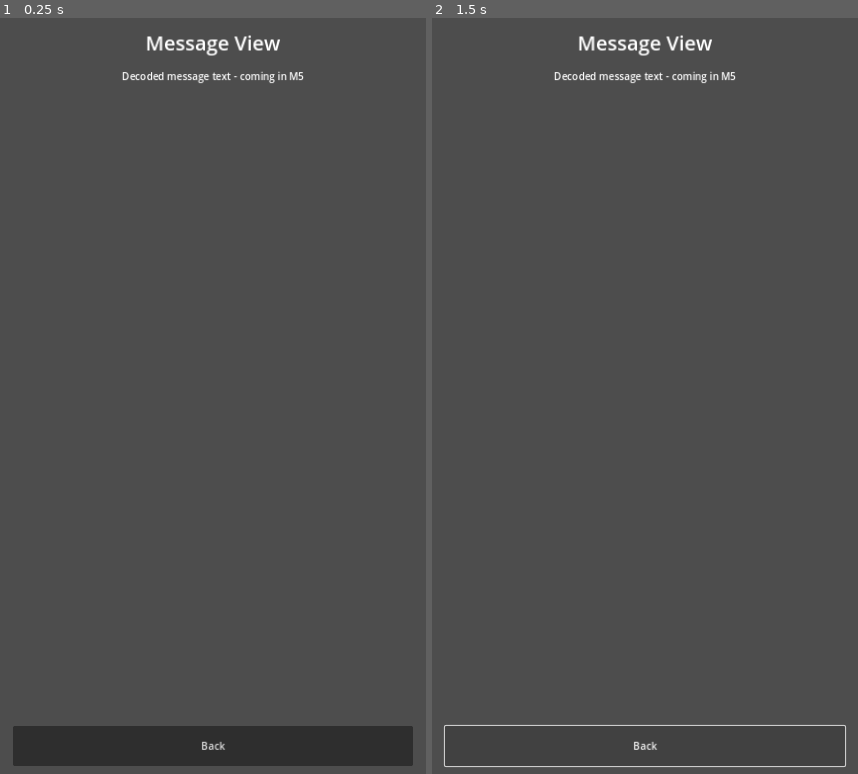
Above: before the commit, frames 1-2 (left to right).
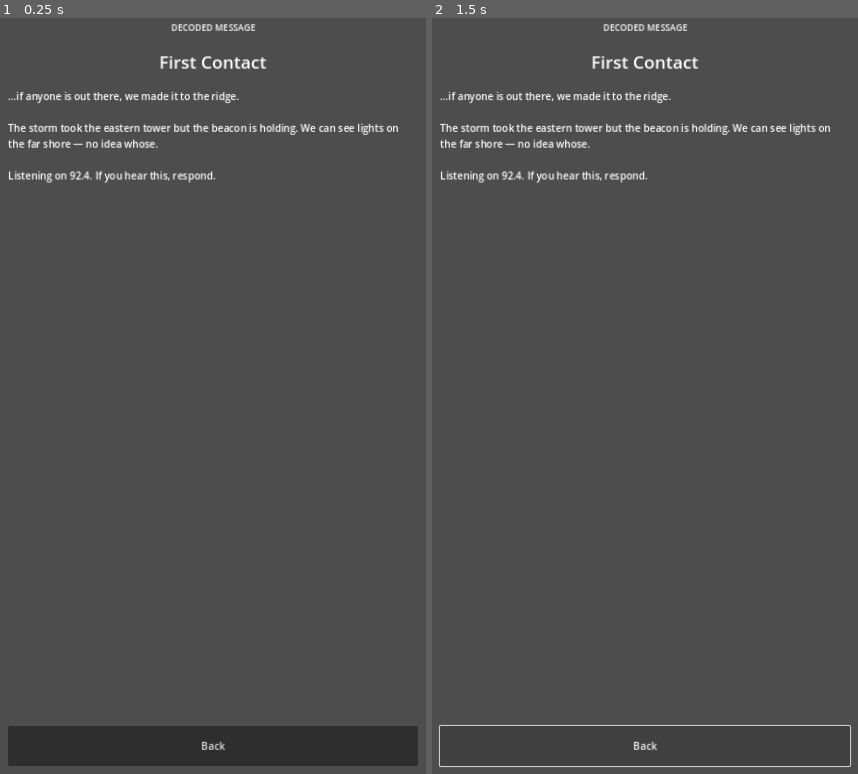
Above: after the commit, the same moments.

Repository: aksharghatole/signal-drift
Game: Godot game, scene res://scenes/MessageView.tscn
The game is run twice, just before and just after one commit, with the same random seed, the same clock (stepped at 60 frames per second) and the same inputs. This scene is started directly instead of the project's main scene.
Inputs:
- Up to frame 1 (0.25 s): no input
- Up to frame 2 (1.5 s): click "Back" at 0.5 s

The runs differ from the first frame. In frame 1, 2.5% of the frame differs, in the area x 1-99%, y 0-99%; in frame 2, 2.5%.

Commit message:
M5: data-driven messages, MessageDB autoload, MessageView

Diff:
--- /dev/null
+++ b/data/messages.json
@@ -0,0 +1,32 @@
+{
+  "version": 1,
+  "messages": [
+    {
+      "id": "msg_001",
+      "band": "band_a",
+      "title": "First Contact",
+      "target_freq": 34,
+      "target_amp": 61,
+      "tolerance": 6,
+      "body": "…if anyone is out there, we made it to the ridge.\n\nThe storm took the eastern tower but the beacon is holding. We can see lights on the far shore — no idea whose.\n\nListening on 92.4. If you hear this, respond."
+    },
+    {
+      "id": "msg_002",
+      "band": "band_a",
+      "title": "Supplies",
+      "target_freq": 72,
+      "target_amp": 38,
+      "tolerance": 6,
+      "body": "…canned goods and fuel are still in the bunker under the school. Codes are the same as always.\n\nWe're down to four. Two of us are sick. The others won't say how bad.\n\nIf you're coming, come soon."
+    },
+    {
+      "id": "msg_003",
+      "band": "band_b",
+      "title": "Do Not Respond",
+      "target_freq": 18,
+      "target_amp": 87,
+      "tolerance": 5,
+      "body": "…whoever you are, stop transmitting. They're listening on every band. Every frequency you try is a beacon.\n\nTurn the radio off. Don't answer anyone.\n\nThis is the last message I can send."
+    }
+  ]
+}
--- a/project.godot
+++ b/project.godot
@@ -22,6 +22,7 @@
 
 Signals="*res://scripts/autoload/Signals.gd"
 SceneRouter="*res://scripts/autoload/SceneRouter.gd"
+MessageDB="*res://scripts/autoload/MessageDB.gd"
 
 [display]
 
--- a/scenes/MessageView.tscn
+++ b/scenes/MessageView.tscn
@@ -16,30 +16,36 @@
 anchors_preset = 15
 anchor_right = 1.0
 anchor_bottom = 1.0
-offset_left = 40.0
-offset_top = 60.0
-offset_right = -40.0
+offset_left = 32.0
+offset_top = 48.0
+offset_right = -32.0
 offset_bottom = -40.0
 grow_horizontal = 2
 grow_vertical = 2
-theme_override_constants/separation = 20
+theme_override_constants/separation = 24
 
-[node name="ScreenLabel" type="Label" parent="VBox"]
+[node name="HeaderLabel" type="Label" parent="VBox"]
 layout_mode = 2
-theme_override_font_sizes/font_size = 32
-text = "Message View"
+theme_override_font_sizes/font_size = 14
+text = "DECODED MESSAGE"
 horizontal_alignment = 1
 
-[node name="Placeholder" type="Label" parent="VBox"]
+[node name="TitleLabel" type="Label" parent="VBox"]
 layout_mode = 2
-theme_override_font_sizes/font_size = 16
-text = "Decoded message text - coming in M5"
+theme_override_font_sizes/font_size = 28
+text = "Message Title"
 horizontal_alignment = 1
-autowrap_mode = 2
 
-[node name="Spacer" type="Control" parent="VBox"]
+[node name="BodyScroll" type="ScrollContainer" parent="VBox"]
 layout_mode = 2
 size_flags_vertical = 3
+
+[node name="BodyLabel" type="Label" parent="VBox/BodyScroll"]
+layout_mode = 2
+size_flags_horizontal = 3
+theme_override_font_sizes/font_size = 16
+text = "Message body"
+autowrap_mode = 2
 
 [node name="BackButton" type="Button" parent="VBox"]
 custom_minimum_size = Vector2(0, 64)
--- /dev/null
+++ b/scripts/autoload/MessageDB.gd
@@ -0,0 +1,85 @@
+extends Node
+## MessageDB.gd
+##
+## Loads messages from data/messages.json and exposes queries.
+## Autoloaded as a singleton so every screen can call it.
+##
+## Usage:
+##   MessageDB.get_all()             -> Array[Dictionary]
+##   MessageDB.get_by_id("msg_001")  -> Dictionary or {}
+##   MessageDB.get_current()         -> Dictionary or {}
+##   MessageDB.advance()             -> moves current pointer forward
+
+const DATA_PATH := "res://data/messages.json"
+
+var _messages: Array = []
+var _current_index: int = 0
+
+
+func _ready() -> void:
+	_load()
+
+
+func _load() -> void:
+	if not FileAccess.file_exists(DATA_PATH):
+		push_error("MessageDB: file not found: %s" % DATA_PATH)
+		return
+
+	var file := FileAccess.open(DATA_PATH, FileAccess.READ)
+	if file == null:
+		push_error("MessageDB: cannot open %s" % DATA_PATH)
+		return
+
+	var text := file.get_as_text()
+	file.close()
+
+	var parsed = JSON.parse_string(text)
+	if parsed == null or typeof(parsed) != TYPE_DICTIONARY:
+		push_error("MessageDB: invalid JSON in %s" % DATA_PATH)
+		return
+
+	if not parsed.has("messages") or typeof(parsed["messages"]) != TYPE_ARRAY:
+		push_error("MessageDB: missing or invalid 'messages' array")
+		return
+
+	_messages = parsed["messages"]
+	_current_index = 0
+
+
+func get_all() -> Array:
+	return _messages
+
+
+func get_count() -> int:
+	return _messages.size()
+
+
+func get_by_id(message_id: String) -> Dictionary:
+	for m in _messages:
+		if m.get("id", "") == message_id:
+			return m
+	return {}
+
+
+## Returns the message the player is currently working on,
+## or {} if all have been decoded.
+func get_current() -> Dictionary:
+	if _current_index >= _messages.size():
+		return {}
+	return _messages[_current_index]
+
+
+## Move to the next message. Returns true if there was one to advance to.
+func advance() -> bool:
+	if _current_index < _messages.size():
+		_current_index += 1
+	return _current_index < _messages.size()
+
+
+## For tests and debugging.
+func set_current_index(index: int) -> void:
+	_current_index = clampi(index, 0, _messages.size())
+
+
+func reset() -> void:
+	_current_index = 0
--- a/scripts/ui/MessageView.gd
+++ b/scripts/ui/MessageView.gd
@@ -1,15 +1,32 @@
 extends Control
 ## MessageView.gd
 ##
-## Placeholder for M5. Will display decoded message text.
-## For now, only the Back button is wired.
+## Displays the decoded message pulled from MessageDB.get_current().
+## On Back, advances MessageDB to the next message and returns to the
+## radio console.
 
+@onready var title_label: Label = $VBox/TitleLabel
+@onready var body_label: Label  = $VBox/BodyScroll/BodyLabel
 @onready var back_button: Button = $VBox/BackButton
 
 
 func _ready() -> void:
 	back_button.pressed.connect(_on_back_pressed)
+	_display_current_message()
+
+
+func _display_current_message() -> void:
+	var msg: Dictionary = MessageDB.get_current()
+	if msg.is_empty():
+		title_label.text = "No message"
+		body_label.text = "No signal is currently being decoded."
+		return
+
+	title_label.text = msg.get("title", "Untitled")
+	body_label.text = msg.get("body", "")
 
 
 func _on_back_pressed() -> void:
+	# Player read the message; move to the next one.
+	MessageDB.advance()
 	SceneRouter.go_back()
--- a/scripts/ui/RadioConsole.gd
+++ b/scripts/ui/RadioConsole.gd
@@ -1,14 +1,12 @@
 extends Control
 ## RadioConsole.gd
 ##
-## UI layer for the radio console. Handles dial input, updates the
-## waveform, and displays lock results.
-##
-## All gameplay rules live in scripts/core/Radio.gd — this script only
-## translates input into Radio calls and Radio results into UI updates.
+## UI layer for the radio console.
+## Reads the current target from MessageDB, updates the waveform display,
+## and on a successful lock routes the player to the MessageView screen.
 
 const COOLDOWN_SECONDS := 2.0
-const TEST_TOLERANCE := 5.0  ## Temporary. M5 will load targets from data.
+const FALLBACK_SIGNAL_ID := "sig"
 
 @onready var freq_slider: HSlider         = $VBox/FreqRow/FreqSlider
 @onready var amp_slider: HSlider          = $VBox/AmpRow/AmpSlider
@@ -25,16 +23,32 @@
 
 func _ready() -> void:
 	_radio = Radio.new()
-	_radio.set_target(34.0, 61.0, TEST_TOLERANCE)
 
 	freq_slider.value_changed.connect(_on_freq_changed)
 	amp_slider.value_changed.connect(_on_amp_changed)
 	lock_button.pressed.connect(_on_lock_pressed)
 	back_button.pressed.connect(_on_back_pressed)
 
-	# Push initial state into the radio and display.
+	_load_current_target()
+
 	_on_freq_changed(freq_slider.value)
 	_on_amp_changed(amp_slider.value)
+
+
+func _load_current_target() -> void:
+	var msg: Dictionary = MessageDB.get_current()
+	if msg.is_empty():
+		_radio.clear_target()
+		status_label.text = "All signals decoded."
+		lock_button.disabled = true
+		return
+
+	lock_button.disabled = false
+	_radio.set_target(
+		float(msg.get("target_freq", 50)),
+		float(msg.get("target_amp", 50)),
+		float(msg.get("tolerance", 6))
+	)
 	status_label.text = "Search for a signal."
 
 
@@ -43,7 +57,6 @@
 		_cooldown_remaining -= delta
 		if _cooldown_remaining <= 0.0:
 			lock_button.disabled = false
-			status_label.text = "Search for a signal."
 
 
 func _on_freq_changed(value: float) -> void:
@@ -65,19 +78,25 @@
 	var result: Radio.LockResult = _radio.try_lock()
 	match result:
 		Radio.LockResult.HIT:
-			status_label.text = "Signal locked!"
-			# M5 will route this to the message system via Signals.
-			Signals.message_decoded.emit("test_signal_m3")
-			_start_cooldown()
+			_on_hit()
 		Radio.LockResult.MISS:
 			status_label.text = "No signal at this position."
 		Radio.LockResult.NO_TARGET:
 			status_label.text = "No target set."
 
 
-func _start_cooldown() -> void:
+func _on_hit() -> void:
+	var msg: Dictionary = MessageDB.get_current()
+	var msg_id: String = msg.get("id", FALLBACK_SIGNAL_ID)
+
+	Signals.message_decoded.emit(msg_id)
+
 	_cooldown_remaining = COOLDOWN_SECONDS
 	lock_button.disabled = true
+
+	# Route to the message view. The player reads the message, then
+	# presses Back, which advances MessageDB and returns here.
+	SceneRouter.go_to("message_view")
 
 
 func _on_back_pressed() -> void:
--- a/tests/run_tests.gd
+++ b/tests/run_tests.gd
@@ -12,7 +12,7 @@
 func _init() -> void:
 	print("== Signal Drift test suite ==")
 
-	# M1 / M2 tests
+	# M1 / M2 / M3 tests
 	_test_main_scene_exists()
 	_test_project_file_parses()
 	_test_all_registered_screens_exist()
@@ -22,13 +22,16 @@
 	_test_main_menu_wires_new_game_to_radio_console()
 	_test_sub_screens_have_back_button()
 	_test_all_sub_screen_back_buttons_resolve()
-
-	# M3 tests
 	_test_radio_lock_result_no_target()
 	_test_radio_lock_result_hit()
 	_test_radio_lock_result_miss()
 	_test_radio_lock_result_on_tolerance_boundary()
 
+	# M5 tests
+	_test_messages_json_exists_and_parses()
+	_test_messages_have_required_fields()
+	_test_message_db_autoload_registered()
+
 	print("")
 	if _failures == 0:
 		print("ALL TESTS PASSED")
@@ -39,7 +42,7 @@
 
 
 # ---------------------------------------------------------------------------
-# M1 / M2 tests
+# M1 / M2 / M3 tests
 # ---------------------------------------------------------------------------
 
 func _test_main_scene_exists() -> void:
@@ -251,7 +254,6 @@
 		if instance == null:
 			missing.append("%s (instantiate failed)" % screen_name)
 			continue
-		# RadioConsole now nests BackButton under VBox as well.
 		var back: Node = instance.get_node_or_null("VBox/BackButton")
 		if back == null:
 			missing.append("%s (no VBox/BackButton)" % screen_name)
@@ -295,10 +297,6 @@
 		_fail("broken @onready paths: %s" % ", ".join(missing))
 
 
-# ---------------------------------------------------------------------------
-# M3 tests — Radio core logic
-# ---------------------------------------------------------------------------
-
 func _test_radio_lock_result_no_target() -> void:
 	var radio: RefCounted = _new_radio()
 	if radio == null:
@@ -353,10 +351,9 @@
 		return
 
 	radio.set_target(40.0, 60.0, 5.0)
-
-	# Exactly on the edge of tolerance should still HIT (inclusive).
-	radio.freq = 45.0  # 40 + 5
-	radio.amp = 55.0   # 60 - 5
+	radio.freq = 45.0
+	radio.amp = 55.0
+
 	var result: int = radio.try_lock()
 	if result == radio.LockResult.HIT:
 		_pass("Radio: boundary lock returns HIT (inclusive tolerance)")
@@ -371,6 +368,76 @@
 	return radio_script.new()
 
 
+# ---------------------------------------------------------------------------
+# M5 tests
+# ---------------------------------------------------------------------------
+
+func _test_messages_json_exists_and_parses() -> void:
+	var path := "res://data/messages.json"
+	if not FileAccess.file_exists(path):
+		_fail("messages.json missing at %s" % path)
+		return
+
+	var file := FileAccess.open(path, FileAccess.READ)
+	if file == null:
+		_fail("cannot open messages.json")
+		return
+
+	var text := file.get_as_text()
+	file.close()
+
+	var parsed = JSON.parse_string(text)
+	if parsed == null or typeof(parsed) != TYPE_DICTIONARY:
+		_fail("messages.json is not a valid JSON object")
+		return
+
+	if not parsed.has("messages") or typeof(parsed["messages"]) != TYPE_ARRAY:
+		_fail("messages.json missing 'messages' array")
+		return
+
+	if parsed["messages"].size() < 3:
+		_fail("messages.json has %d messages (expected >= 3)" % parsed["messages"].size())
+		return
+
+	_pass("messages.json parses and has %d messages" % parsed["messages"].size())
+
+
+func _test_messages_have_required_fields() -> void:
+	var path := "res://data/messages.json"
+	if not FileAccess.file_exists(path):
+		_fail("messages.json missing")
+		return
+
+	var file := FileAccess.open(path, FileAccess.READ)
+	var text := file.get_as_text()
+	file.close()
+
+	var parsed = JSON.parse_string(text)
+	var messages: Array = parsed.get("messages", [])
+
+	var required := ["id", "title", "body", "target_freq", "target_amp", "tolerance"]
+	var broken: Array[String] = []
+
+	for i in messages.size():
+		var m: Dictionary = messages[i]
+		for field in required:
+			if not m.has(field):
+				broken.append("msg[%d] missing '%s'" % [i, field])
+
+	if broken.is_empty():
+		_pass("all %d messages have required fields" % messages.size())
+	else:
+		_fail("broken messages: %s" % ", ".join(broken))
+
+
+func _test_message_db_autoload_registered() -> void:
+	var autoload_setting: String = ProjectSettings.get_setting("autoload/MessageDB", "")
+	if autoload_setting.begins_with("*") and autoload_setting.contains("MessageDB.gd"):
+		_pass("MessageDB is registered as an autoload")
+	else:
+		_fail("MessageDB autoload not registered (got '%s')" % autoload_setting)
+
+
 # --- helpers ---
 
 func _pass(msg: String) -> void:
